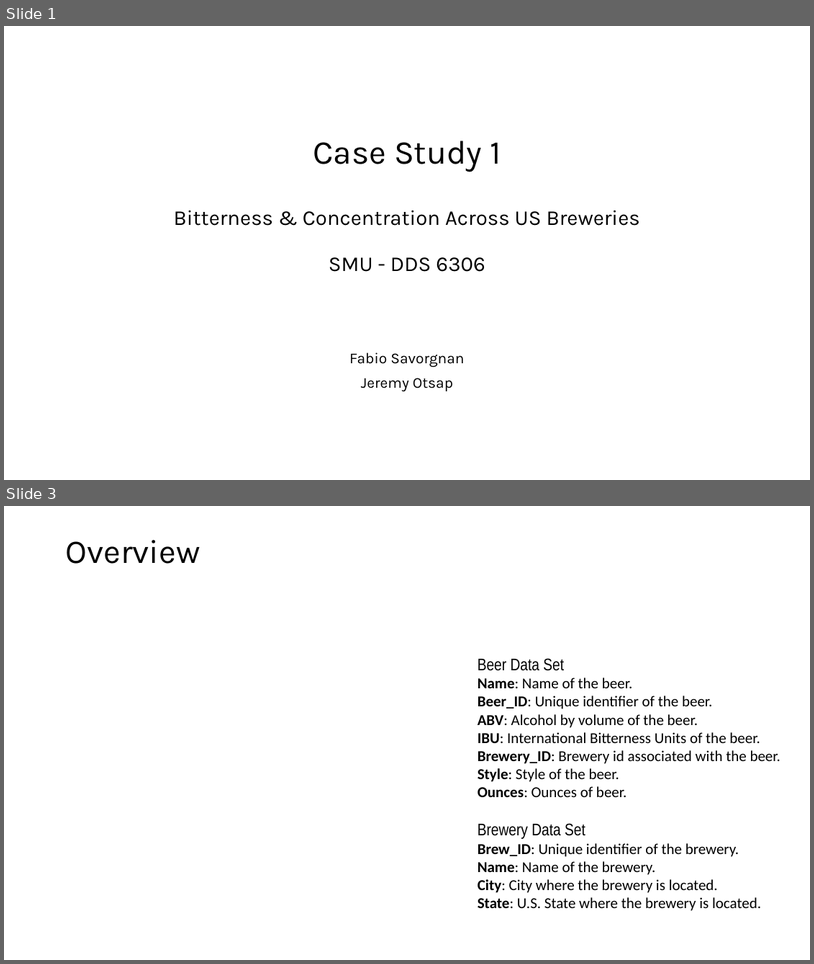
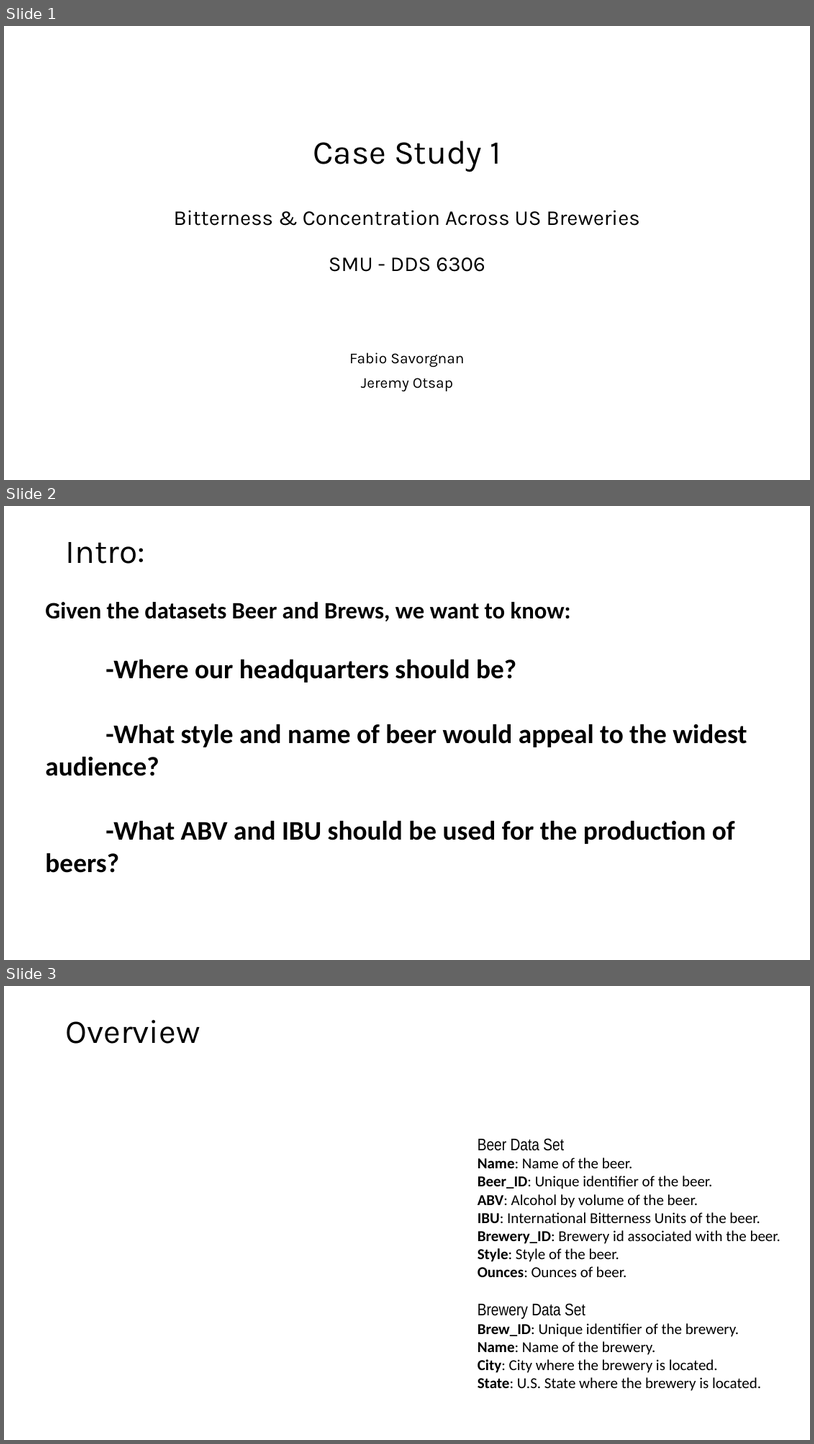
Before and after one commit to savorgnan5/Case_study, a slide deck: CaseStudy1_DDS-6306.pptx. Shown one above the other, each under a label of ours: slides 1 and 3 before the commit, slides 1, 2 and 3 after it; the slides between them are not shown. The pictures are 814x964 and 814x1444 pixels, drawn with LibreOffice and Linux fonts; fonts in the diff are those of the drawing. Boxes give left, top, right and bottom in pixels: in the first picture for what was removed or moved away, otherwise in the second. Text is boxed around its words. In the diff, an @@ line names an element or a change of style, - is before the commit and + after.

```diff
--- a/CaseStudy1_DDS-6306.pptx
+++ b/CaseStudy1_DDS-6306.pptx
@@ slide 2 added at (4,506,810,960), background #FFFFFF @@
@@ title added at (65,542,145,564), 39.6 pt, text #000000 @@
+Intro:
@@ text added at (45,602,747,872), 32 pt, text #000000, bold @@
+Given the datasets Beer and Brews, we want to know:
+-Where our headquarters should be?
+-What style and name of beer would appeal to the widest audience?
+-What ABV and IBU should be used for the production of beers?
```
Also in this commit, not shown: 1 slide changed, 2 other slides added, 2 slides removed, 4 other files.
